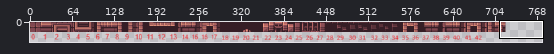
File history of a sprite sheet, CakeCrusade/assets/tilemap/tileset.png. Above: a wide view before the commit, with the close-up outlined.
Close-up. Before the edit:
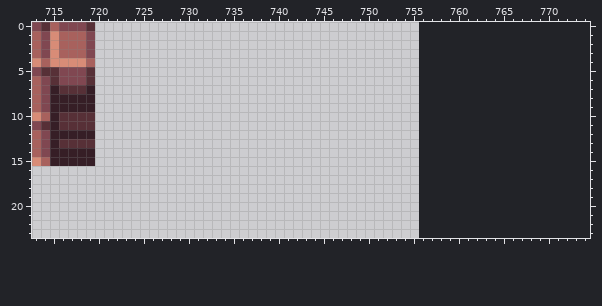
The file is 756x31 pixels. Pixels under 10% opacity are left out. Colours within 5 levels of each other are drawn and written as one. Shown: x 713..774, y 0..23. The old version is drawn lined up with the new one, on the new canvas. The wide view leaves out empty margins.
The same view after the edit:
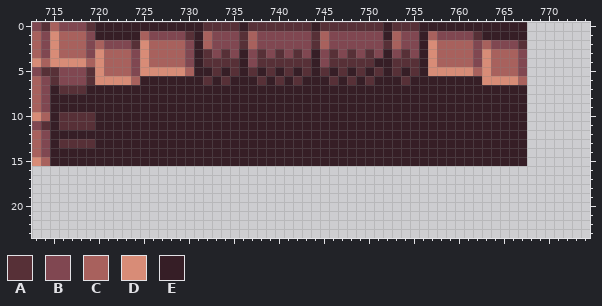
Palette (. is transparent): A #573037  B #804751  C #a8615d  D #d88c77  E #361e26
Difference:
canvas 756x31 -> 817x31
There is now colour A in row 0 at x 732 to 735, 737 to 743, 745 to 751 and 753 to 755; in row 1 at x 730, 736, 744 and 762; in row 2 at x 724, 736, 744, 752 and 767; in row 3 at x 732, 734, 738, 740, 742, 746, 748, 750 and 754; in row 4 at x 732 to 735, 738 to 743, 746 to 750 and 753 to 755; in row 5 at x 733, 735, 737, 739, 741, 743, 745, 747, 749, 751, 753 and 755.
There is now colour A in row 6 at x 732, 734, 738, 740, 742, 746, 748, 750 and 754.
There is now colour B in row 1 at x 726 to 729, 733 to 735, 738 to 743, 746 to 751, 754 to 755 and 758 to 761; in row 2 at x 721 to 723, 730, 733 to 735, 738 to 743, 746 to 751, 754 to 755, 762 and 764 to 766; in row 3 at x 724, 730, 733, 735, 737, 739, 741, 743, 745, 747, 749, 751, 753, 755, 762 and 767; in row 4 at x 724, 730, 737, 745, 762 and 767; in row 5 at x 724 and 767.
There is now colour C in row 1 at x 725, 732, 737, 745, 753 and 757; in row 2 at x 720, 726 to 729, 732, 737, 745, 753, 758 to 761 and 763; in rows 3 to 4 at x 721 to 723, 726 to 729, 758 to 761 and 764 to 766; in row 5 at x 721 to 723, 730, 762 and 764 to 766; in row 6 at x 724 and 767.
There is now colour D in row 2 at x 725 and 757; in rows 3 to 4 at x 720, 725, 757 and 763; in row 5 at x 720, 725 to 729, 757 to 761 and 763; in row 6 at x 720 to 723 and 763 to 766.
There is now colour E in row 0 at x 720 to 731, 736, 744, 752 and 756 to 767; in row 1 at x 720 to 724, 731, 752, 756 and 763 to 767; in row 2 at x 731 and 756; in row 3 at x 731, 736, 744, 752 and 756; in row 4 at x 731, 736, 744, 751 to 752 and 756; in row 5 at x 731 to 732, 734, 736, 738, 740, 742, 744, 746, 748, 750, 752, 754 and 756.
There is now colour E in row 6 at x 725 to 731, 733, 735 to 737, 739, 741, 743 to 745, 747, 749, 751 to 753 and 755 to 762; in rows 7 to 15 at x 720 to 767.
Boxes around the changes in both close-ups, in picture pixels (x1, y1, x2, y2):
added: (95, 22, 527, 166)
